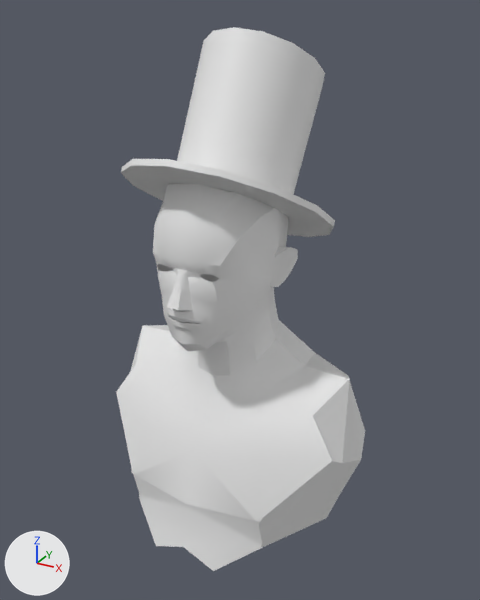
What one commit did to the Blender file samples/golf/mod_kit/hair_template.blend.
Rendered twice from a camera (50 mm lens) standing at (0.393, -0.641, 0.167) and looking at (0.005, 0.064, -0.186). Every picture has the same lights, and +X, +Y and +Z are marked at lower left.

The first picture shows 'Bust', 'Top Hat'.
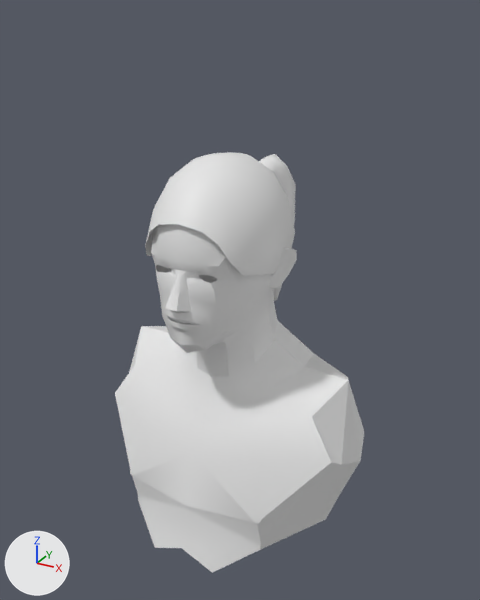
Pixel boxes (x1, y1, x2, y2) of what changed, in the pictures (480 x 600 px):
'Bust', mesh moved
    before: (116, 184, 365, 571)
    after: (115, 224, 364, 573)
'Top Hat', hidden
    before: (121, 27, 335, 237)
'Hair Template', shown
    after: (145, 152, 296, 301)

Patch to the scene script:
```diff
--- a/samples/golf/mod_kit/hair_template.blend.py
+++ b/samples/golf/mod_kit/hair_template.blend.py
@@ me_cylinder @@
 me_cylinder.from_pydata(...)  # 98 vertices, 85 faces; spans x -0.125..0.125, y -0.081..0.215, z -0.127..0.147
 # used by ob_top_hat; location = (0.0, 0.0, 0.0)
+# me_cylinder part 1: the whole mesh is moved by (0.0, -0.005, -0.004)
@@ me_male @@
 me_male.from_pydata(...)  # 168 vertices, 139 faces; spans x 0.0..0.183, y -0.085..0.162, z -0.509..0.002
 # used by ob_bust; location = (0.0, 0.0, 0.0)
+# me_male part 2: the whole mesh is moved by (0.0, -0.003, 0.0)
@@ ob_hair_template @@
 ob_hair_template.location = (0.0, 0.0, 0.0)
-ob_hair_template.hide_set(True)
@@ ob_top_hat @@
 ob_top_hat.location = (0.0, 0.0, 0.0)
+ob_top_hat.hide_set(True)
```
